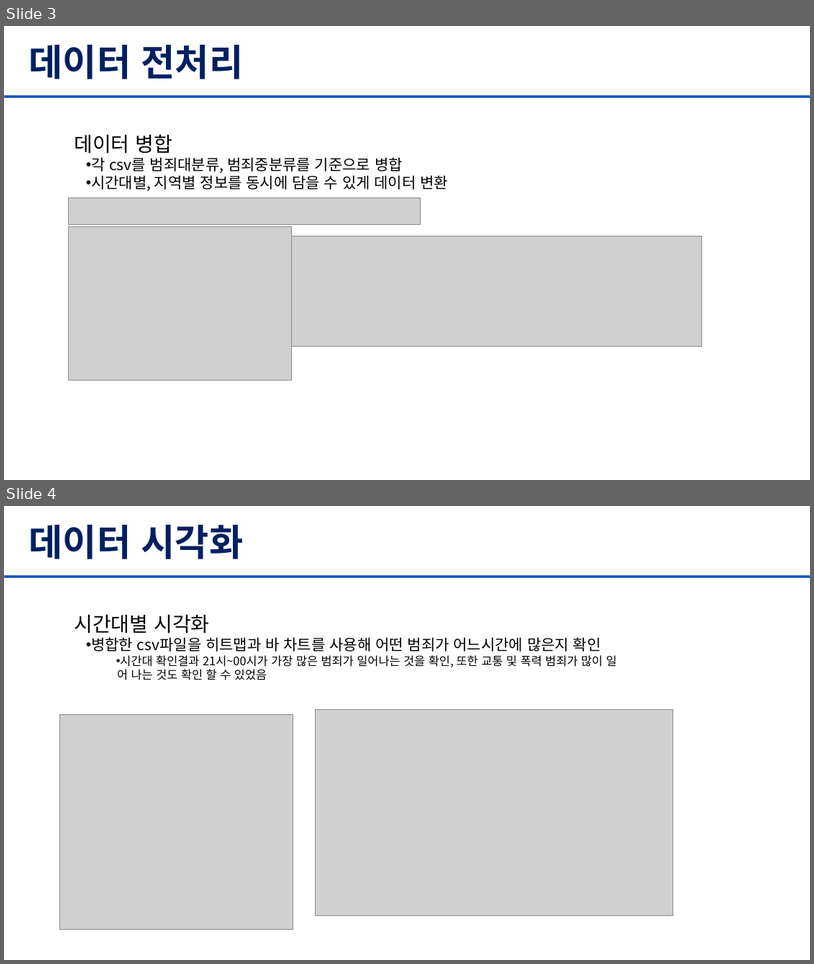
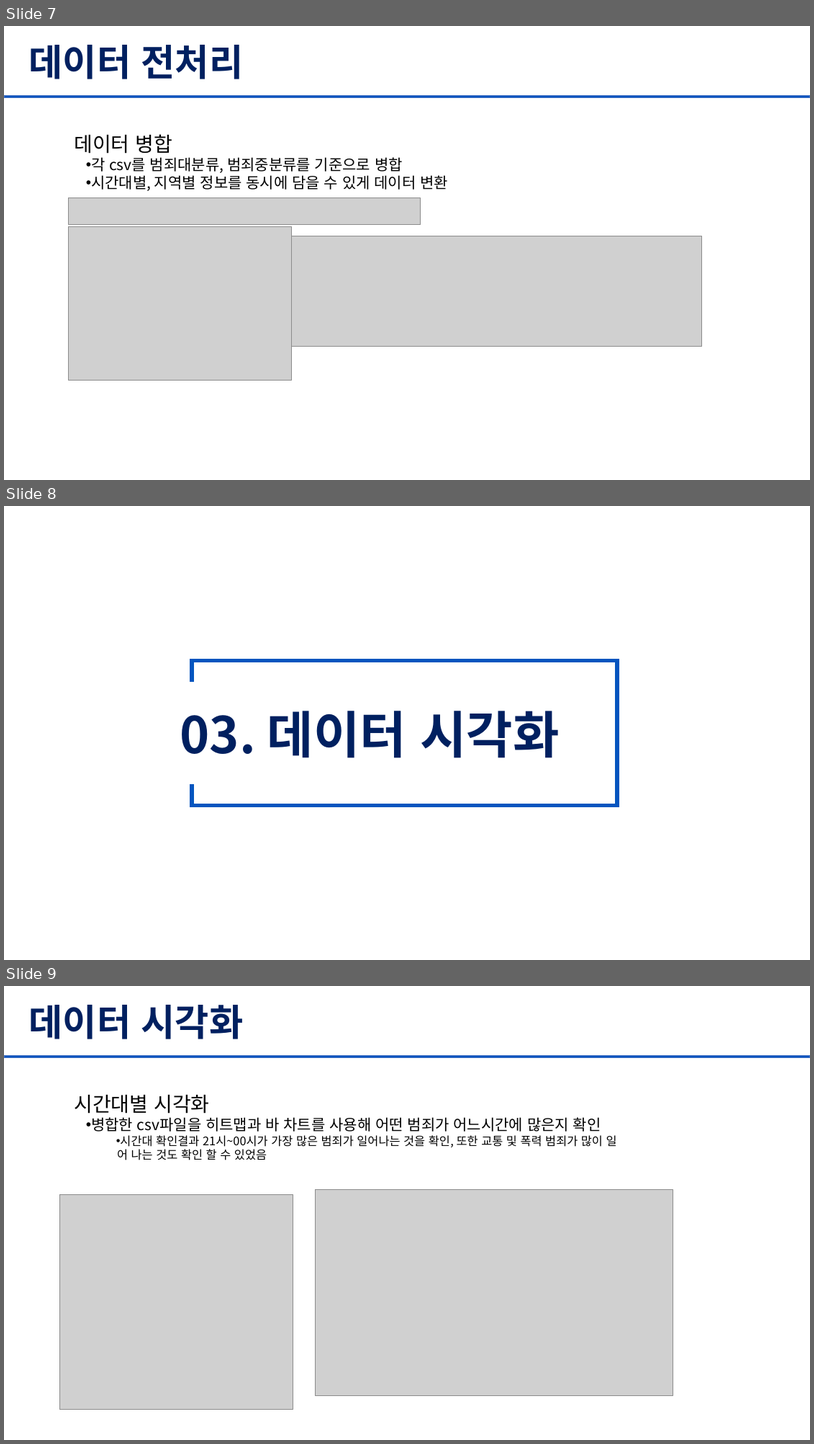
Before and after one commit to ekkang0820/cirme_visualisation, a slide deck: ppt/3-A_201944010_강은규_최종.pptx. Shown one above the other, each under a label of ours: slides 3 and 4 before the commit, slides 7, 8 and 9 after it. The pictures are 814x964 and 814x1444 pixels, drawn with LibreOffice and Linux fonts; fonts in the diff are those of the drawing; grey boxes stand for pictures. Boxes give left, top, right and bottom in pixels: in the first picture for what was removed or moved away, otherwise in the second. Text is boxed around its words. In the diff, an @@ line names an element or a change of style, - is before the commit and + after.

Commit message:
pdf 업데이트

```diff
--- a/ppt/3-A_201944010_강은규_최종.pptx
+++ b/ppt/3-A_201944010_강은규_최종.pptx
@@ slide 8 added at box(4, 506, 810, 960), background #FFFFFF @@
@@ group added at box(134, 659, 620, 807): 6 rectangles @@
+03. 데이터 시각화
@@ rectangle added at box(189, 693, 553, 773), fill #FFFFFF, outline #FFFFFF 1 pt, 60 pt, text #002060, bold @@
+01. 서 론
@@ what was slide 3 is now slide 7 @@
@@ what was slide 4 is now slide 9 @@
```
Also in this commit, not shown: 1 slide changed, 5 other slides added.
